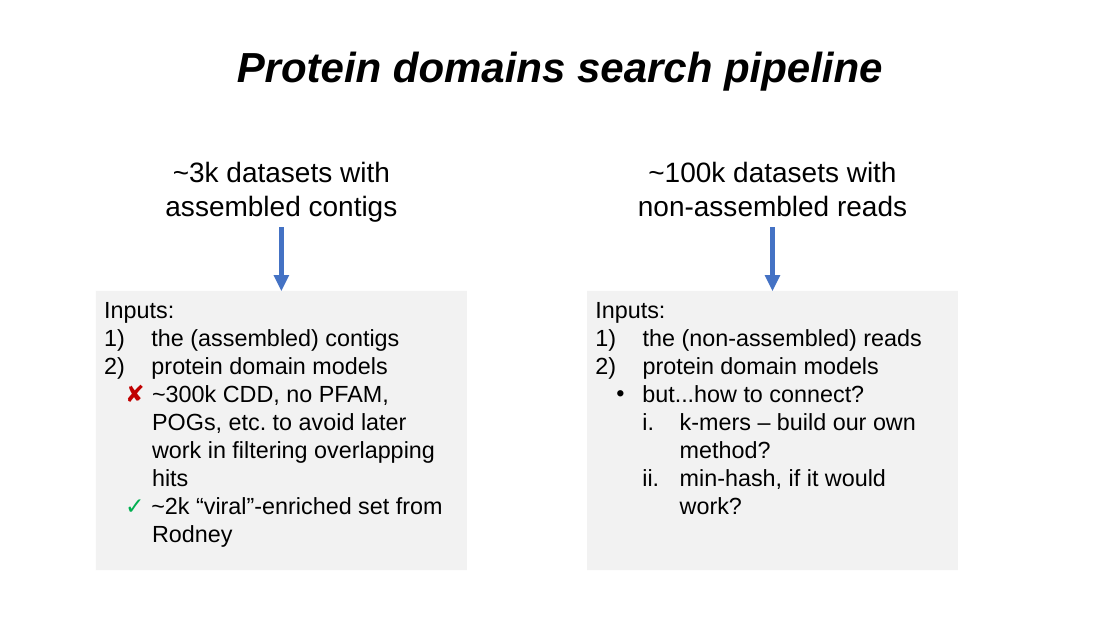
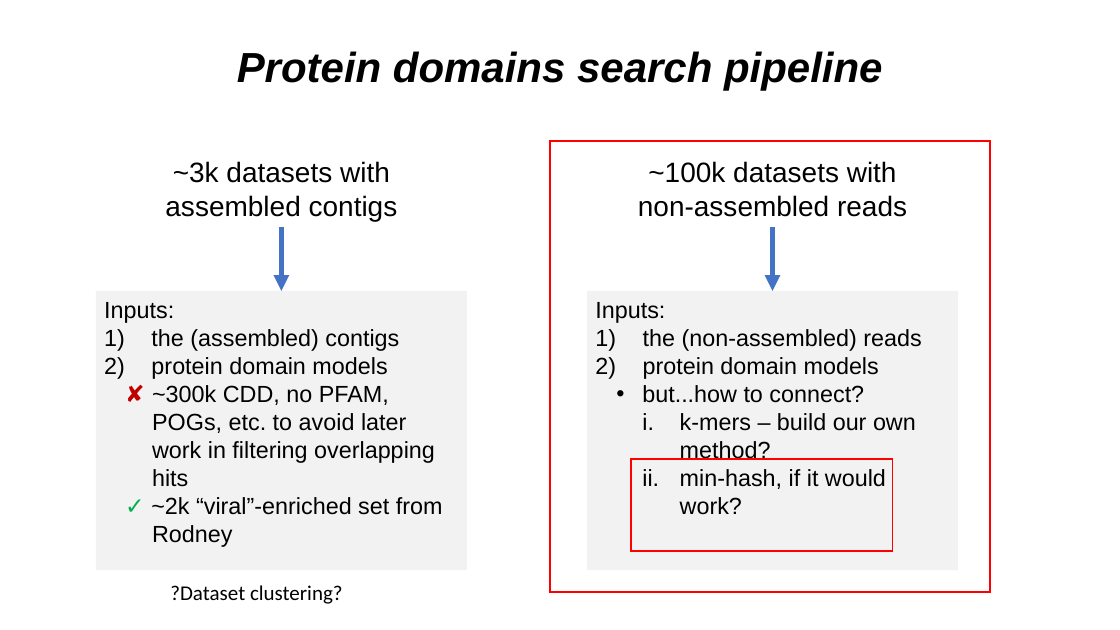
Before and after one commit to NCBI-Codeathons/Domain_HMM_Boundaries, a slide deck: slide 2 of tuesday progress presentation2.pptx (slide 1 before the commit). Drawn at 1120x630 pixels with LibreOffice and Linux fonts; fonts in the diff are those of the drawing. Boxes give left, top, right and bottom in pixels: in the first picture for what was removed or moved away, otherwise in the second. Text is boxed around its words. In the diff, an @@ line names an element or a change of style, - is before the commit and + after.

Commit message:
presentation

```diff
--- a/tuesday progress presentation2.pptx
+++ b/tuesday progress presentation2.pptx
@@ rectangle added at (550, 141, 991, 592), outline #FF0000 1 pt @@
@@ rectangle added at (631, 459, 893, 551), outline #FF0000 1 pt @@
@@ text added at (170, 585, 343, 604), 18 pt, text #000000 @@
+?Dataset clustering?
```
Also in this commit, not shown: 2 slides added, 1 slide removed.
